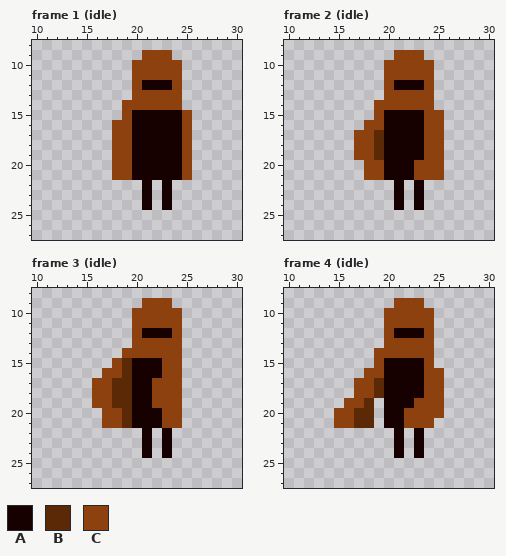
Two states of a pixel-art file, game/assets/aseprite/player/samurai.aseprite. Above: the version before the commit.
45x31 pixels, 7 frames. Shown: frame 1 (idle): x 10..30, y 8..27; frame 2 (idle): x 10..30, y 8..27; frame 3 (idle): x 10..30, y 8..27; frame 4 (idle): x 10..30, y 8..27. The commit also changed other frames, which this record leaves out.
Visible layers, top first: "Layer 2", "Layer 1".
Palette (. is transparent): A #160000  B #5c2907  C #8c410e
Pixels before, frame 1 (idle), first column x 18:
 9 ...CCC..
10 ..CCCCC.
11 ..CCCCC.
12 ..CAAAC.
13 ..CCCCC.
14 .CCCCCC.
15 .CAAAAAC
16 CCAAAAAC
17 CCAAAAAC
18 CCAAAAAC
19 CCAAAAAC
20 CCAAAAAC
21 CCAAAAAC
22 ...A.A..
23 ...A.A..
24 ...A.A..
Pixels before, frame 2 (idle), first column x 17:
 9 ....CCC..
10 ...CCCCC.
11 ...CCCCC.
12 ...CAAAC.
13 ...CCCCC.
14 ..CCCCCC.
15 ..CAAAACC
16 .CCAAAACC
17 CCBAAAACC
18 CCBAAAACC
19 CCBAAAACC
20 .CCAAACCC
21 .CCAAACCC
22 ....A.A..
23 ....A.A..
24 ....A.A..
Pixels before, frame 3 (idle), first column x 16:
 9 .....CCC.
10 ....CCCCC
11 ....CCCCC
12 ....CAAAC
13 ....CCCCC
14 ...CCCCCC
15 ..CBAAACC
16 .CCBAAACC
17 CCBBAACCC
18 CCBBAACCC
19 CCBBAACCC
20 .CCBAAACC
21 .CCBAAACC
22 .....A.A.
23 .....A.A.
24 .....A.A.
Pixels before, frame 4 (idle), first column x 15:
 9 ......CCC..
10 .....CCCCC.
11 .....CCCCC.
12 .....CAAAC.
13 .....CCCCC.
14 ....CCCCCC.
15 ....CAAAAC.
16 ...CCAAAACC
17 ..CCBAAAACC
18 ..CCBAAAACC
19 .CCB.AAACCC
20 CCBB.AACCCC
21 CCBB.AACCC.
22 ......A.A..
23 ......A.A..
24 ......A.A..
The same view after the edit:
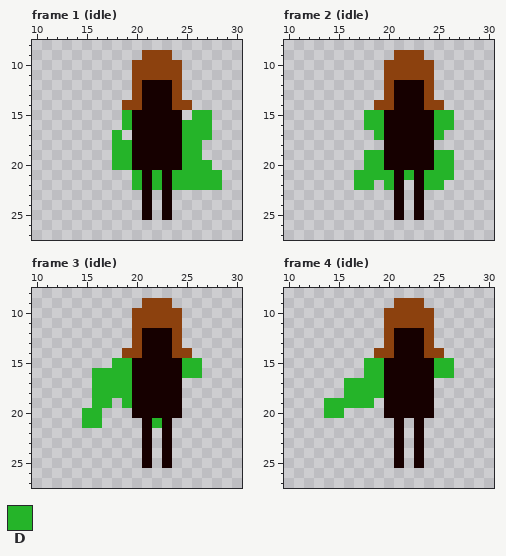
Colours new in this view: D #25b429
From old to new:
layer "scarf" added
layer "cape/low cape" added
layer "cape/mid cape" added
layer "cape/top cape" added
layer "cape Copy/low cape" added
layer "cape Copy/mid cape" added
layer "cape Copy/top cape" added
layer "cape Copy/Layer 2" added
layer "Layer 2" removed
Changed rows in their new state; - is an unchanged pixel.
Frame 1 (idle):
first column x 18:
13 ---AAA-----
14 ---AAA-C---
15 -D-----.DD-
16 .D-----DDD-
17 D.-----DDD-
18 DD-----DD--
19 DD-----DD--
20 DD-----DDD-
21 ..D-D-DDDDD
22 --D-D-DDDDD
25 ---A-A-----
Frame 2 (idle):
first column x 17:
13 ----AAA---
14 ----AAA-C-
15 -DD----ADD
16 -DD----ADD
17 ..D----AD-
18 ...----A.-
19 .DD----ADD
20 -DD---AADD
21 DDDD-DADDD
22 DD-D---DD-
25 ----A-A---
Frame 3 (idle):
first column x 15:
13 ------AAA---
14 ------AAA-C-
15 ---DD---AADD
16 -DDDD---AADD
17 -DDDD--AAA--
18 -DDDD--AAA--
19 -DD.D--AAA--
20 DD...---AA--
21 DD....-DA.--
first column x 21:
25 A-A
Frame 4 (idle):
first column x 14:
13 -------AAA---
14 -------AAA-C-
15 ----DD----ADD
16 ----DD----ADD
17 --DDDD----A.-
18 --DDDD----A.-
19 DDDDD----AA.-
20 DD...---AAA.-
21 -....-.-.A.--
first column x 21:
25 A-A
